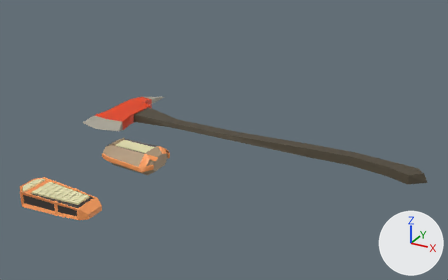
The Blender file files/itemsSolo.blend: old version first, new version second.
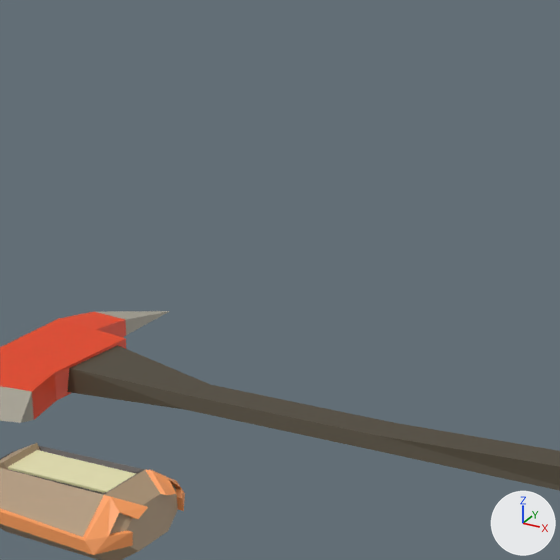
Each version is shown whole from a 50 mm camera at (5.34, -9.16, 3.46) aimed at (1.59, -2.35, 0.05), then close up on the part from 25% to 64% of the width and 0% to 62% of the height. Arrows for +X, +Y and +Z are at lower right; the lights stay in place.

Names of what the first close-up shows: 'Fireaxe', 'waterTank', 'waterTankBar'.
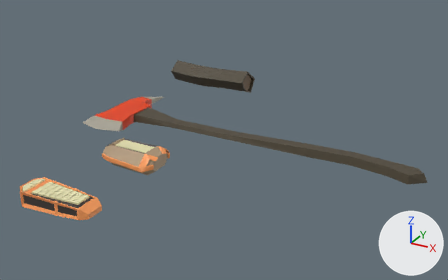
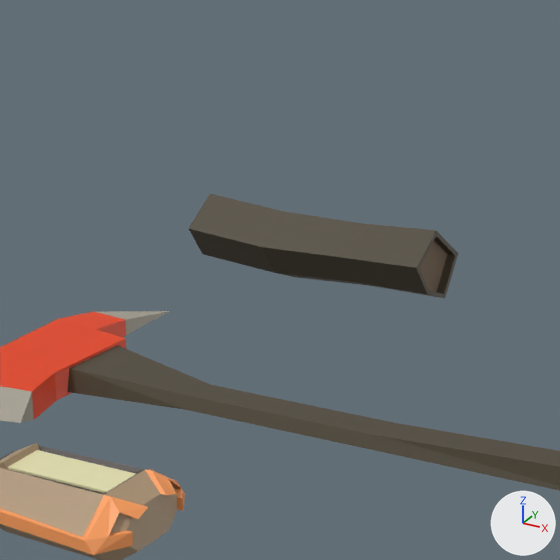
The edits, one by one:
Material 'camino' (mat_camino) is new.
Its base color is (0.156, 0.0908, 0.0395) (brown #6e5538).
Mesh me_cube is new.
It has 45 vertices, 42 faces and spans x -0.682..0.752, y -0.226..0.313, z -0.2..0.243.
Faces by material slot: [40, 2].
It uses material mat_madera (brown #4d4535).
It uses material mat_camino (brown #6e5538).
Object 'wood' (ob_wood) is new; it shows me_cube.
Its location is (0.0, 0.0, 0.0).

Location of each change, [x1, y1, x2, y2] in pixels of the close-ups (560 x 560 px):
'wood', added
    after: [188, 194, 458, 298]
    faces in mat_madera (brown #4d4535): [188, 194, 458, 298]
    faces in mat_camino (brown #6e5538): [420, 241, 447, 292]
